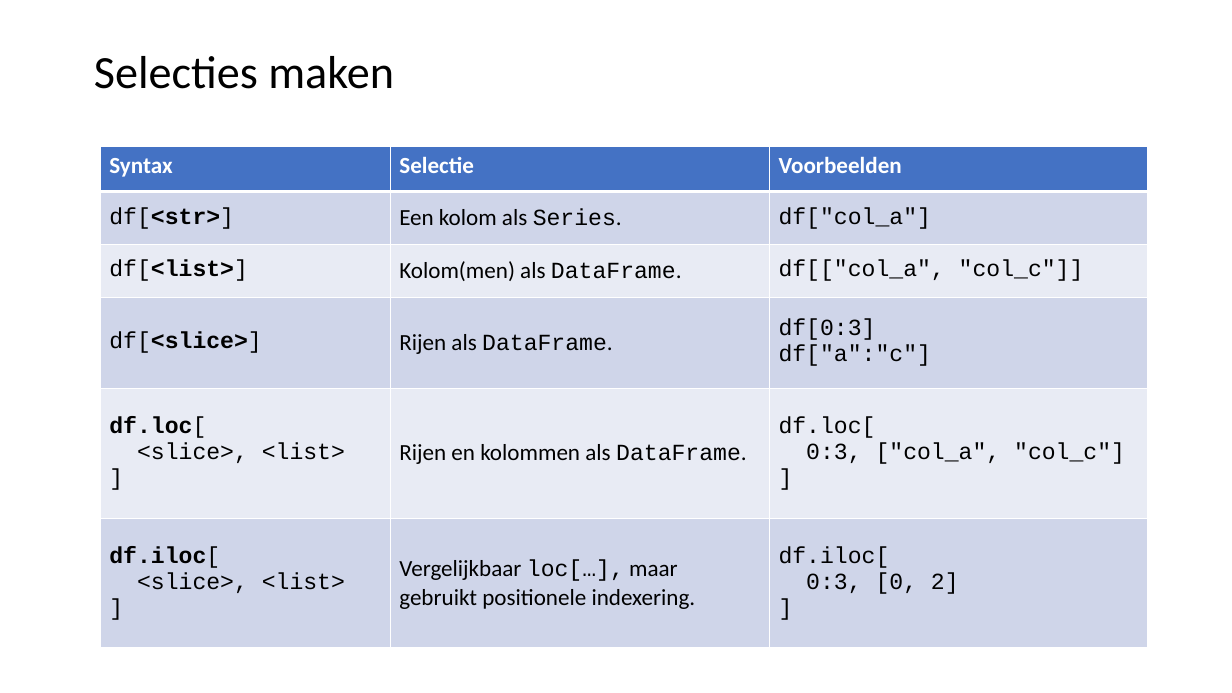
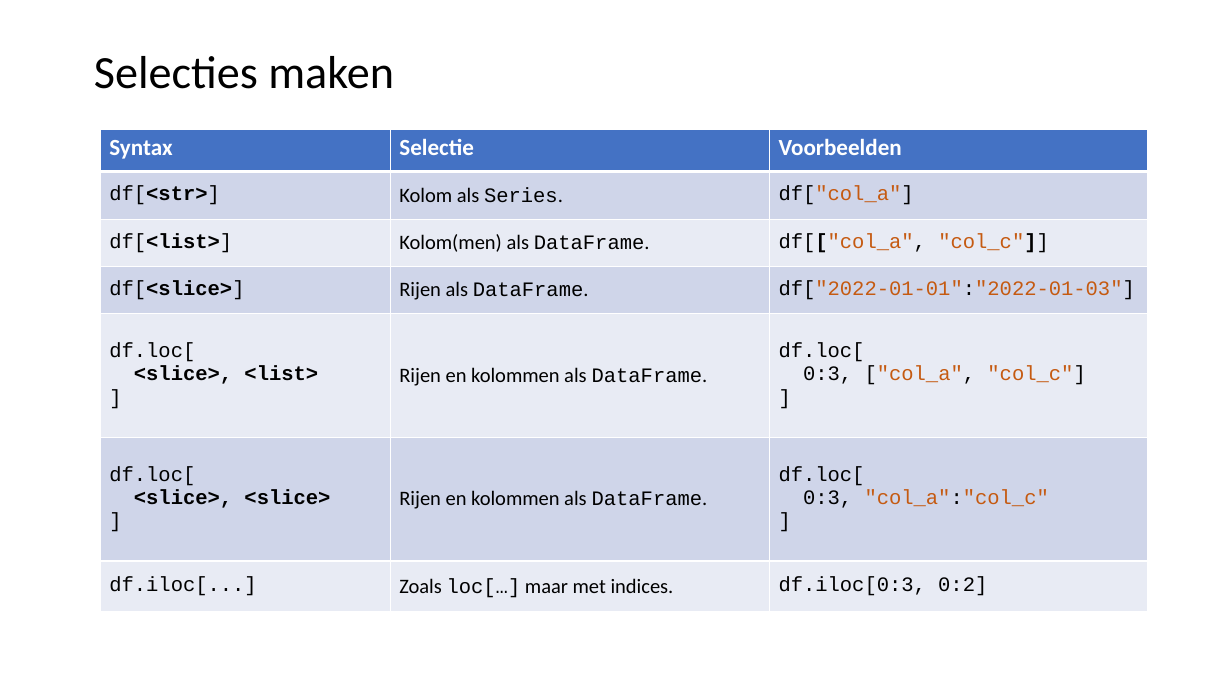
Before and after one commit to LFKoning/knowledge-sharing, a slide deck: slide 11 of python_trainees/3_pandas_plotting/python_traineeship_3.pptx. Drawn at 1232x693 pixels with LibreOffice and Linux fonts; fonts in the diff are those of the drawing. Boxes give left, top, right and bottom in pixels: in the first picture for what was removed or moved away, otherwise in the second. Text is boxed around its words. In the diff, an @@ line names an element or a change of style, - is before the commit and + after.

```diff
--- a/python_trainees/3_pandas_plotting/python_traineeship_3.pptx
+++ b/python_trainees/3_pandas_plotting/python_traineeship_3.pptx
@@ table at [100,129,1147,613] @@
-row 2, column 2: Een kolom als Series.
+row 2, column 2: Kolom als Series.
@@ row 4, column 3: "df[0:3] / df["a":"c"]" to "df["2022-01-01":"2022-01-03"]" @@
-row 6: df.iloc[ / <slice>, <list> / ] | Vergelijkbaar loc[…], maar gebruikt positionele indexering. | df.iloc[ / 0:3, [0, 2] / ]
+row 6: df.loc[ / <slice>, <slice> / ] | Rijen en kolommen als DataFrame. | df.loc[ / 0:3, "col_a":"col_c" / ]
+row 7: df.iloc[...] | Zoals loc[…] maar met indices. | df.iloc[0:3, 0:2]
@@ table: place and size @@
-table at [100,147,1147,649]
+table at [100,129,1147,613]
```
Also in this commit, not shown: 9 other slides changed, 2 other files.
